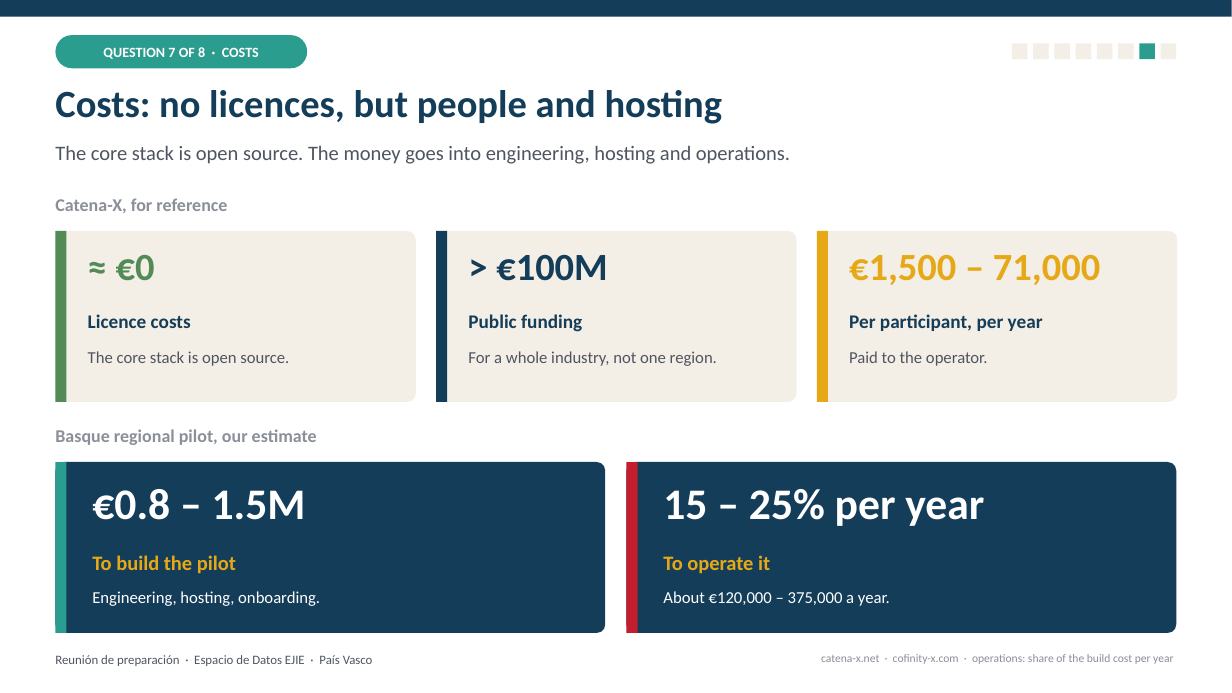
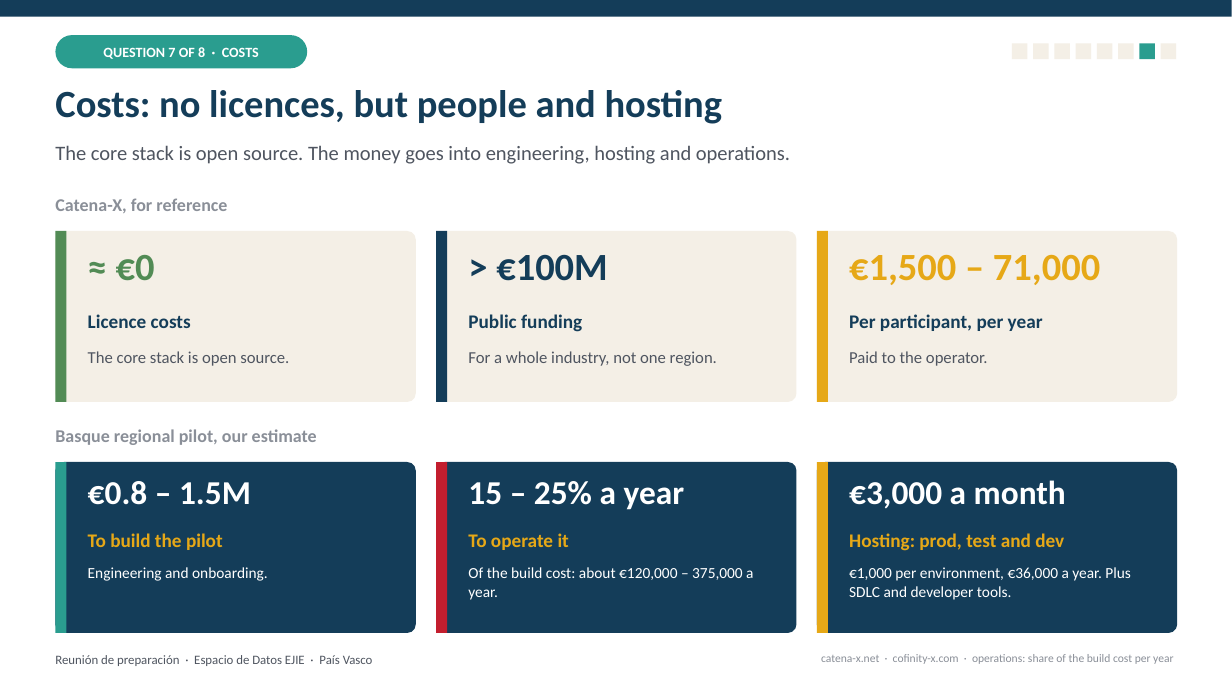
Before and after one commit to ma3u/MinimumViableHealthDataspacev2, a slide deck: slide 9 of docs/demos/euskadi-ejie-2026.pptx. Drawn at 1232x693 pixels with LibreOffice and Linux fonts; fonts in the diff are those of the drawing. Boxes give left, top, right and bottom in pixels: in the first picture for what was removed or moved away, otherwise in the second. Text is boxed around its words. In the diff, an @@ line names an element or a change of style, - is before the commit and + after.

```diff
--- a/docs/demos/euskadi-ejie-2026.pptx
+++ b/docs/demos/euskadi-ejie-2026.pptx
@@ rounded rectangle: place and size @@
-rounded rectangle at <box>55,462,605,633</box>
+rounded rectangle at <box>55,462,416,633</box>
@@ text "€0.8 – 1.5M" at <box>88,481,251,505</box>: size 34 to 26 pt @@
@@ rectangle: place and size @@
-rectangle at <box>627,462,638,633</box>
+rectangle at <box>436,462,447,633</box>
@@ rounded rectangle: place and size @@
-rounded rectangle at <box>627,462,1177,633</box>
+rounded rectangle at <box>436,462,797,633</box>
@@ rounded rectangle added at <box>817,462,1177,633</box>, fill #143D59 @@
@@ rectangle added at <box>817,462,828,633</box>, fill #E6A817 @@
@@ text at <box>468,481,685,510</box>: text changed; size 34 to 26 pt @@
-15 – 25% per year
+15 – 25% a year
@@ text added at <box>849,480,1066,509</box>, 26 pt, text #FFFFFF, bold @@
+€3,000 a month
@@ text "To build the pilot": place and size @@
-text "To build the pilot" at <box>92,555,236,574</box>
+text "To build the pilot" at <box>88,533,223,550</box>
@@ text "To build the pilot" at <box>88,533,223,550</box>: size 16 to 15 pt @@
@@ text "To operate it" at <box>468,533,569,550</box>: size 16 to 15 pt @@
@@ text "To operate it": place and size @@
-text "To operate it" at <box>663,555,770,574</box>
+text "To operate it" at <box>468,533,569,550</box>
@@ text added at <box>849,533,1064,551</box>, 15 pt, text #E6A817, bold @@
+Hosting: prod, test and dev
@@ text at <box>88,567,268,581</box>: text changed; size 13 to 12 pt @@
-Engineering, hosting, onboarding.
+Engineering and onboarding.
@@ text at <box>468,567,753,600</box>: text changed; size 13 to 12 pt @@
-About €120,000 – 375,000 a year.
+Of the build cost: about €120,000 – 375,000 a year.
@@ text added at <box>849,567,1131,600</box>, 12 pt, text #FFFFFF @@
+€1,000 per environment, €36,000 a year. Plus SDLC and developer tools.
```
Also in this commit, not shown: 7 other files.
